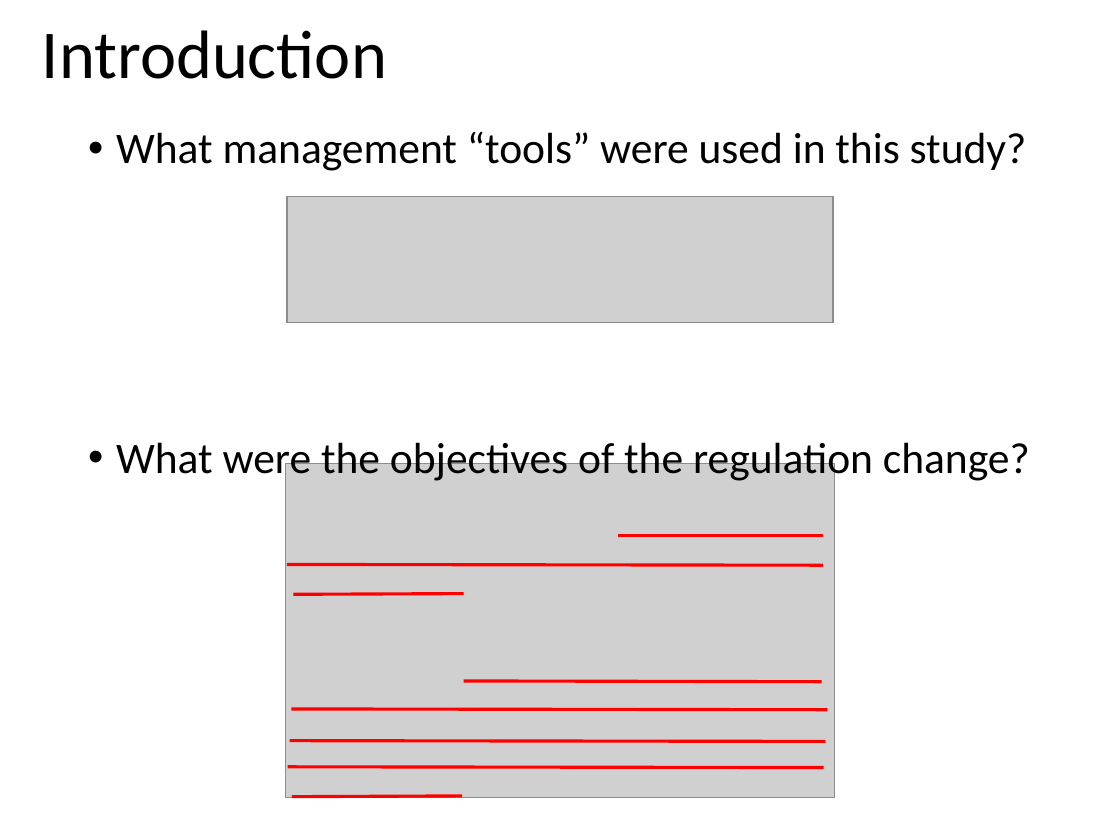
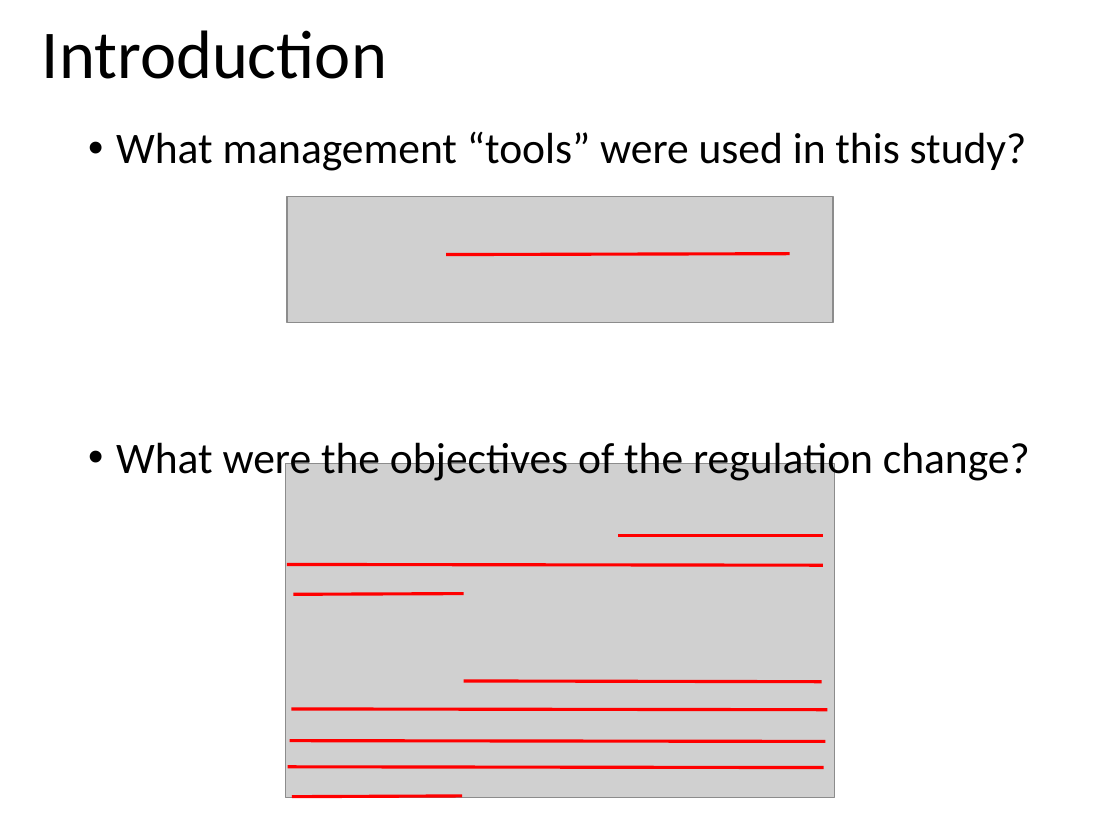
Before and after one commit to droglenc/NCNRS349, a slide deck: slide 2 of modules/MgmntSizeLimits/READING_Paukertetal_2002.pptx. Drawn at 1120x840 pixels with LibreOffice and Linux fonts; fonts in the diff are those of the drawing; grey boxes stand for pictures. Boxes give left, top, right and bottom in pixels: in the first picture for what was removed or moved away, otherwise in the second. Text is boxed around its words. In the diff, an @@ line names an element or a change of style, - is before the commit and + after.

```diff
--- a/modules/MgmntSizeLimits/READING_Paukertetal_2002.pptx
+++ b/modules/MgmntSizeLimits/READING_Paukertetal_2002.pptx
@@ line added from (446, 254) to (790, 254), #FF0000 2 pt @@
```
Also in this commit, not shown: 1 other slide changed, 4 other files.
